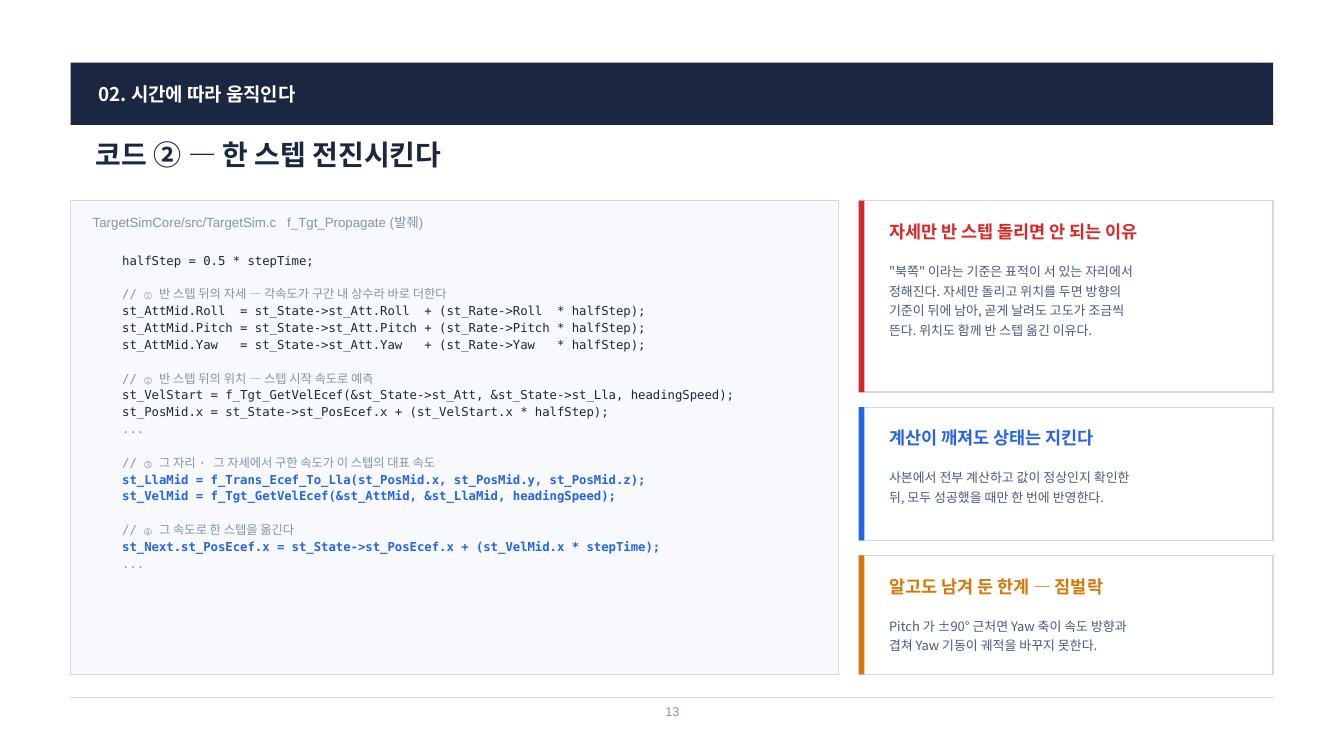
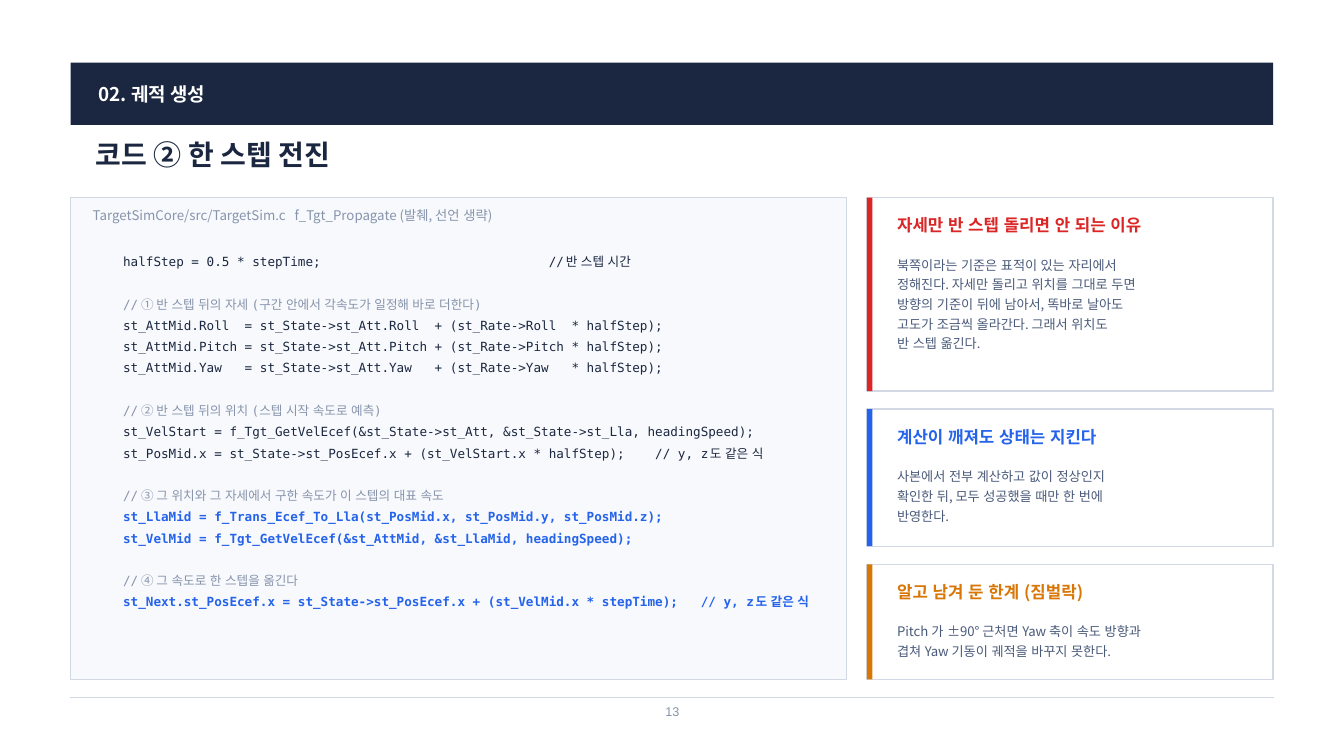
Before and after one commit to harley-hwan/radar-sw-study, a slide deck: slide 13 of Part3_TargetSim/ref/산출물/Chapter3_TargetSim.pptx. Drawn at 1344x756 pixels with LibreOffice and Linux fonts; fonts in the diff are those of the drawing. Boxes give left, top, right and bottom in pixels: in the first picture for what was removed or moved away, otherwise in the second. Text is boxed around its words. In the diff, an @@ line names an element or a change of style, - is before the commit and + after.

```diff
--- a/Part3_TargetSim/ref/산출물/Chapter3_TargetSim.pptx
+++ b/Part3_TargetSim/ref/산출물/Chapter3_TargetSim.pptx
@@ text at (99,85,205,103): text changed @@
-02. 시간에 따라 움직인다
+02. 궤적 생성
@@ text at (96,141,330,168): text changed @@
-코드 ② — 한 스텝 전진시킨다
+코드 ② 한 스텝 전진
@@ rectangle: place and size @@
-rectangle at (71,201,839,675)
+rectangle at (71,198,847,680)
@@ text at (93,209,492,223): text changed; font Arial to Noto Sans CJK KR @@
-TargetSimCore/src/TargetSim.c f_Tgt_Propagate (발췌)
+TargetSimCore/src/TargetSim.c f_Tgt_Propagate (발췌, 선언 생략)
@@ rectangle: place and size @@
-rectangle at (859,201,865,392)
+rectangle at (867,198,873,391)
@@ rectangle: place and size @@
-rectangle at (859,201,1273,392)
+rectangle at (867,198,1273,391)
@@ text "자세만 반 스텝 돌리면 안 ..." at (897,217,1141,233): size 12.5 to 12 pt @@
@@ text "자세만 반 스텝 돌리면 안 ...": place and size @@
-text "자세만 반 스텝 돌리면 안 ..." at (889,223,1138,240)
+text "자세만 반 스텝 돌리면 안 ..." at (897,217,1141,233)
@@ text at (141,255,631,311): text changed; size 8.8 to 9 pt; font DejaVu Sans Mono to Noto Sans CJK KR; text colour #8794AC to #1B2740 @@
-halfStep = 0.5 * stepTime;
-// ① 반 스텝 뒤의 자세 — 각속도가 구간 내 상수라 바로 더한다
+halfStep = 0.5 * stepTime; // 반 스텝 시간
+// ① 반 스텝 뒤의 자세 (구간 안에서 각속도가 일정해 바로 더한다)
@@ text at (897,259,1135,349): text changed; size 9.2 to 9.4 pt @@
-"북쪽" 이라는 기준은 표적이 서 있는 자리에서
-정해진다. 자세만 돌리고 위치를 두면 방향의
-기준이 뒤에 남아, 곧게 날려도 고도가 조금씩
-뜬다. 위치도 함께 반 스텝 옮긴 이유다.
+북쪽이라는 기준은 표적이 있는 자리에서
+정해진다. 자세만 돌리고 위치를 그대로 두면
+방향의 기준이 뒤에 남아서, 똑바로 날아도
+고도가 조금씩 올라간다. 그래서 위치도
+반 스텝 옮긴다.
@@ text at (123,320,754,586): size 8.8 to 9 pt in "st_AttMid.Roll = st_State->st_Att.Roll + (st_Rate->Roll * ha ...", "st_AttMid.Pitch = st_State->st_Att.Pitch + (st_Rate->Pitch * ...", "st_AttMid.Yaw = st_State->st_Att.Yaw + (st_Rate->Yaw * halfS ...", "st_VelStart = f_Tgt_GetVelEcef(&st_State->st_Att, &st_State- ..." and 3 more places; font DejaVu Sans Mono to Noto Sans CJK KR in "④ 그 속도로 한 스텝을 옮긴다"; line spacing 1.14 to 15.2pt @@
@@ text at (141,404,382,417): text changed; size 8.8 to 9 pt; font DejaVu Sans Mono to Noto Sans CJK KR @@
-// ② 반 스텝 뒤의 위치 — 스텝 시작 속도로 예측
+// ② 반 스텝 뒤의 위치 (스텝 시작 속도로 예측)
@@ rectangle: place and size @@
-rectangle at (859,407,1273,540)
+rectangle at (867,409,1273,546)
@@ rectangle: place and size @@
-rectangle at (859,407,865,540)
+rectangle at (867,409,873,546)
@@ text at (123,447,764,501): text changed; size 8.8 to 9 pt @@
-st_PosMid.x = st_State->st_PosEcef.x + (st_VelStart.x * halfStep);
-...
-// ③ 그 자리 · 그 자세에서 구한 속도가 이 스텝의 대표 속도
+st_PosMid.x = st_State->st_PosEcef.x + (st_VelStart.x * halfStep); // y, z 도 같은 식
+// ③ 그 위치와 그 자세에서 구한 속도가 이 스텝의 대표 속도
@@ text "계산이 깨져도 상태는 지킨다": place and size @@
-text "계산이 깨져도 상태는 지킨다" at (889,429,1094,446)
+text "계산이 깨져도 상태는 지킨다" at (897,429,1096,445)
@@ text "계산이 깨져도 상태는 지킨다" at (897,429,1096,445): size 12.5 to 12 pt @@
@@ text at (897,470,1105,522): text changed; size 9.2 to 9.4 pt @@
-사본에서 전부 계산하고 값이 정상인지 확인한
-뒤, 모두 성공했을 때만 한 번에 반영한다.
+사본에서 전부 계산하고 값이 정상인지
+확인한 뒤, 모두 성공했을 때만 한 번에
+반영한다.
@@ rectangle: place and size @@
-rectangle at (859,556,1273,675)
+rectangle at (867,565,1273,680)
@@ rectangle: place and size @@
-rectangle at (859,556,865,675)
+rectangle at (867,565,873,680)
@@ text at (123,595,809,609): text changed; size 8.8 to 9 pt @@
-st_Next.st_PosEcef.x = st_State->st_PosEcef.x + (st_VelMid.x * stepTime);
-...
+st_Next.st_PosEcef.x = st_State->st_PosEcef.x + (st_VelMid.x * stepTime); // y, z 도 같은 식
@@ text at (897,584,1083,602): text changed; size 12.5 to 12 pt @@
-알고도 남겨 둔 한계 — 짐벌락
+알고 남겨 둔 한계 (짐벌락)
@@ text "Pitch 가 ±90° 근처면 Yaw ...": place and size @@
-text "Pitch 가 ±90° 근처면 Yaw ..." at (889,620,1127,651)
+text "Pitch 가 ±90° 근처면 Yaw ..." at (897,625,1141,657)
@@ text "Pitch 가 ±90° 근처면 Yaw ..." at (897,625,1141,657): size 9.2 to 9.4 pt; line spacing 1.28 to 14.1pt @@
```
Also in this commit, not shown: 12 other slides changed, 3 slides added, 3 slides removed, 1 other file.
